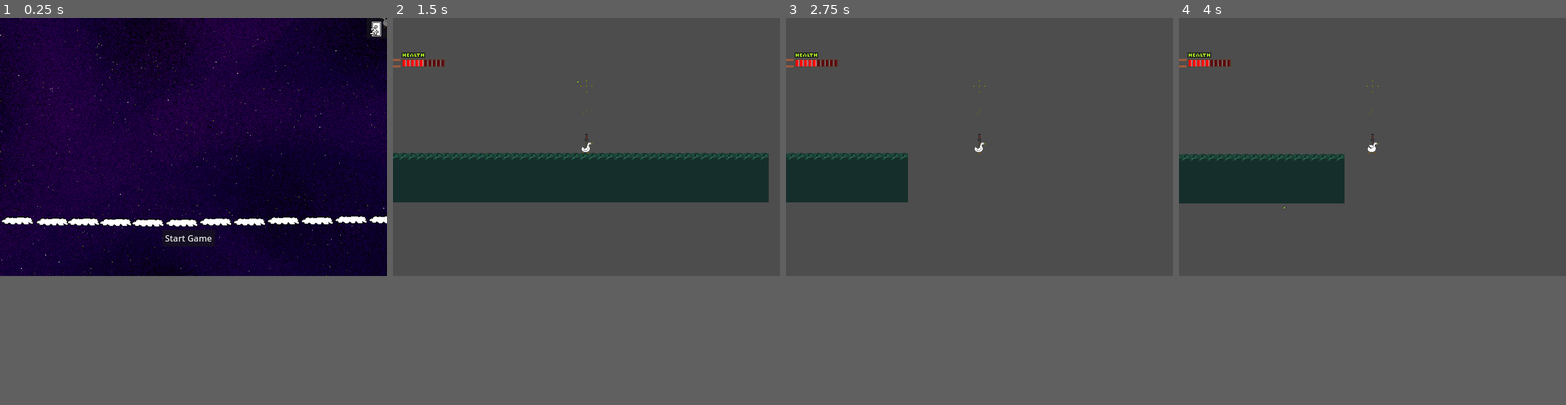
Above: before the commit, frames 1-4 (left to right).
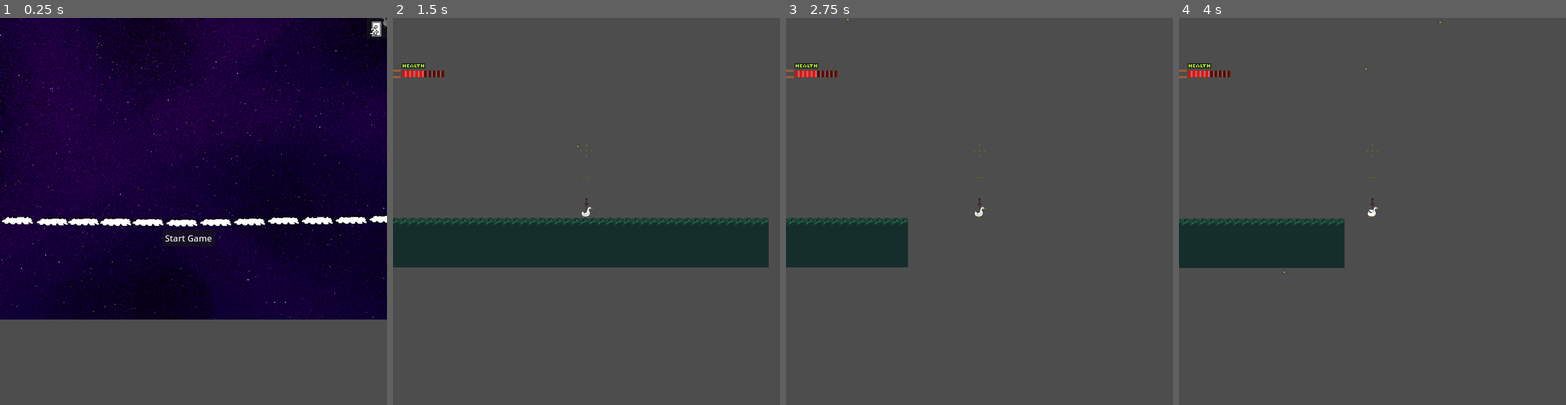
Above: after the commit, the same moments.

Repository: LumpyCrow/ultimate-boss-fight-against-god-himself
Game: Godot game, scene res://start_screen.tscn
Same seed, same stepped clock (60 frames per second), same inputs: the game is played once before the commit and once after it.
Inputs:
- Up to frame 1 (0.25 s): no input
- Up to frame 2 (1.5 s): click "Start Game" at 0.5 s; tap Enter (ui_accept) at 1.25 s; hold D (Right) from 1.28 s (still down); tap Up (Fire) at 1.35 s
- Up to frame 3 (2.75 s): keep holding D (Right); tap Enter (ui_accept) at 1.52, 2.27 s; tap Up (Fire) at 2.1 s
- Up to frame 4 (4 s): release D (Right) at 2.78 s; hold A (Left) 2.78-3.53 s; tap Up (Fire) at 2.85, 3.6 s; hold D (Right) from 3.53 s (still down); tap Enter (ui_accept) at 3.77 s
The window is 720x480 before the commit and 720x720 after it. Grey fills any space a smaller window leaves; there, only what the larger window draws over its background counts as a difference.

The runs differ from the first frame. In frame 1, 11% of the frame differs, in the area x 0-100%, y 51-78%; in frame 2, 25%, in the area x 0-98%, y 8-65%; in frame 3, 8.6%; in frame 4, 12%.

Commit message:
added trees

Diff:
--- a/level_2_boss_arena.gd
+++ b/level_2_boss_arena.gd
@@ -1,5 +1,4 @@
 extends Node2D
-
 
 # Called when the node enters the scene tree for the first time.
 func _ready() -> void:
--- a/level_2_boss_arena.tscn
+++ b/level_2_boss_arena.tscn
@@ -6,8 +6,10 @@
 [ext_resource type="AudioStream" uid="uid://c1xac0wvleyy7" path="res://audio/music/Iwan Gabovitch - Dark Ambience Loop.ogg" id="4_dij4j"]
 [ext_resource type="AudioStream" uid="uid://bo1nlvblnxmi2" path="res://audio/music/A Conversation with Saul (Rough Demo.mp3" id="6_moy8p"]
 [ext_resource type="Texture2D" uid="uid://dco0b8aykmlrx" path="res://textures/bars.png" id="7_wrv0c"]
+[ext_resource type="Texture2D" uid="uid://bqkhaxftlk2cf" path="res://textures/tree.png" id="7_xpyu6"]
 [ext_resource type="Texture2D" uid="uid://iwoje7ukcyh5" path="res://textures/controlpad.png" id="8_ssqbg"]
 [ext_resource type="PackedScene" uid="uid://cyxbaveo4t0vj" path="res://cloud.tscn" id="8_ucqig"]
+[ext_resource type="Texture2D" uid="uid://8y1wubwrffbe" path="res://textures/bossbody.png" id="10_hs407"]
 
 [sub_resource type="RectangleShape2D" id="RectangleShape2D_ka8wa"]
 size = Vector2(6019.5, 20)
@@ -27,8 +29,156 @@
 [node name="level_2_boss_arena" type="Node2D"]
 script = ExtResource("1_lblhy")
 
+[node name="decoration" type="Node" parent="."]
+
+[node name="Tree13" type="Sprite2D" parent="decoration"]
+show_behind_parent = true
+position = Vector2(5450, -1157)
+texture = ExtResource("7_xpyu6")
+
+[node name="Tree14" type="Sprite2D" parent="decoration"]
+show_behind_parent = true
+position = Vector2(7492, -1164)
+texture = ExtResource("7_xpyu6")
+
+[node name="Tree15" type="Sprite2D" parent="decoration"]
+show_behind_parent = true
+position = Vector2(7196, -1115)
+scale = Vector2(0.5, 0.5)
+texture = ExtResource("7_xpyu6")
+
+[node name="Tree16" type="Sprite2D" parent="decoration"]
+show_behind_parent = true
+position = Vector2(7731, -1112)
+scale = Vector2(0.5, 0.5)
+texture = ExtResource("7_xpyu6")
+
+[node name="Tree" type="Sprite2D" parent="decoration"]
+show_behind_parent = true
+position = Vector2(4139, -1155)
+texture = ExtResource("7_xpyu6")
+
+[node name="Tree2" type="Sprite2D" parent="decoration"]
+show_behind_parent = true
+position = Vector2(4254, -1111)
+scale = Vector2(0.5, 0.5)
+texture = ExtResource("7_xpyu6")
+
+[node name="Tree3" type="Sprite2D" parent="decoration"]
+show_behind_parent = true
+position = Vector2(4529, -1153)
+rotation = -0.120428
+texture = ExtResource("7_xpyu6")
+
+[node name="Tree4" type="Sprite2D" parent="decoration"]
+show_behind_parent = true
+position = Vector2(4660, -1155)
+texture = ExtResource("7_xpyu6")
+
+[node name="Tree5" type="Sprite2D" parent="decoration"]
+show_behind_parent = true
+position = Vector2(6318, -1155.71)
+texture = ExtResource("7_xpyu6")
+
+[node name="Tree6" type="Sprite2D" parent="decoration"]
+show_behind_parent = true
+position = Vector2(6433, -1111.71)
+scale = Vector2(0.5, 0.5)
+texture = ExtResource("7_xpyu6")
+
+[node name="Tree7" type="Sprite2D" parent="decoration"]
+show_behind_parent = true
+position = Vector2(6708, -1153.71)
+rotation = -0.120428
+texture = ExtResource("7_xpyu6")
+
+[node name="Tree8" type="Sprite2D" parent="decoration"]
+show_behind_parent = true
+position = Vector2(6839, -1155.71)
+texture = ExtResource("7_xpyu6")
+
+[node name="Tree10" type="Sprite2D" parent="decoration"]
+show_behind_parent = true
+position = Vector2(5110, -1115)
+scale = Vector2(0.5, 0.5)
+texture = ExtResource("7_xpyu6")
+
+[node name="Tree12" type="Sprite2D" parent="decoration"]
+show_behind_parent = true
+position = Vector2(5364, -1117)
+scale = Vector2(0.5, 0.5)
+texture = ExtResource("7_xpyu6")
+
+[node name="Tree17" type="Sprite2D" parent="decoration"]
+show_behind_parent = true
+position = Vector2(4402, -1325)
+scale = Vector2(3, 3)
+texture = ExtResource("7_xpyu6")
+
+[node name="Tree19" type="Sprite2D" parent="decoration"]
+show_behind_parent = true
+position = Vector2(7360, -1323)
+scale = Vector2(3, 3)
+texture = ExtResource("7_xpyu6")
+
+[node name="Tree20" type="Sprite2D" parent="decoration"]
+show_behind_parent = true
+position = Vector2(6582, -1239)
+scale = Vector2(2, 2)
+texture = ExtResource("7_xpyu6")
+
+[node name="Tree22" type="Sprite2D" parent="decoration"]
+show_behind_parent = true
+position = Vector2(5033, -1239)
+scale = Vector2(2, 2)
+texture = ExtResource("7_xpyu6")
+
+[node name="Bars" type="Sprite2D" parent="decoration"]
+position = Vector2(-733, 287)
+texture = ExtResource("7_wrv0c")
+
+[node name="Bars2" type="Sprite2D" parent="decoration"]
+position = Vector2(3831, -1228)
+texture = ExtResource("7_wrv0c")
+
+[node name="Controlpad" type="Sprite2D" parent="decoration"]
+position = Vector2(-143, 514)
+scale = Vector2(1.85833, 1)
+texture = ExtResource("8_ssqbg")
+
+[node name="Controlpad2" type="Sprite2D" parent="decoration"]
+position = Vector2(-595, 126)
+scale = Vector2(1.85833, 1)
+texture = ExtResource("8_ssqbg")
+
+[node name="Controlpad3" type="Sprite2D" parent="decoration"]
+position = Vector2(3663, -950)
+scale = Vector2(0.738889, 1)
+texture = ExtResource("8_ssqbg")
+
+[node name="Controlpad4" type="Sprite2D" parent="decoration"]
+position = Vector2(6051, -950)
+scale = Vector2(5.89444, 1)
+texture = ExtResource("8_ssqbg")
+
+[node name="Controlpad5" type="Sprite2D" parent="decoration"]
+position = Vector2(5822, -5133)
+scale = Vector2(6.65556, 1)
+texture = ExtResource("8_ssqbg")
+
+[node name="Controlpad6" type="Sprite2D" parent="decoration"]
+position = Vector2(8032, -2971)
+scale = Vector2(0.406249, 17.5167)
+texture = ExtResource("8_ssqbg")
+
+[node name="Controlpad7" type="Sprite2D" parent="decoration"]
+position = Vector2(3666.13, -3144)
+scale = Vector2(0.73368, 16.175)
+texture = ExtResource("8_ssqbg")
+
 [node name="player" parent="." instance=ExtResource("1_qjm0x")]
-position = Vector2(-670, 378)
+top_level = true
+position = Vector2(4367, -1095)
 
 [node name="Staircase" type="Sprite2D" parent="."]
 position = Vector2(971, 144)
@@ -101,49 +251,6 @@
 autoplay = true
 panning_strength = 0.0
 
-[node name="Bars" type="Sprite2D" parent="."]
-position = Vector2(-733, 287)
-texture = ExtResource("7_wrv0c")
-
-[node name="Bars2" type="Sprite2D" parent="."]
-position = Vector2(3831, -1228)
-texture = ExtResource("7_wrv0c")
-
-[node name="Controlpad" type="Sprite2D" parent="."]
-position = Vector2(-143, 514)
-scale = Vector2(1.85833, 1)
-texture = ExtResource("8_ssqbg")
-
-[node name="Controlpad2" type="Sprite2D" parent="."]
-position = Vector2(-595, 126)
-scale = Vector2(1.85833, 1)
-texture = ExtResource("8_ssqbg")
-
-[node name="Controlpad3" type="Sprite2D" parent="."]
-position = Vector2(3663, -950)
-scale = Vector2(0.738889, 1)
-texture = ExtResource("8_ssqbg")
-
-[node name="Controlpad4" type="Sprite2D" parent="."]
-position = Vector2(6051, -950)
-scale = Vector2(5.89444, 1)
-texture = ExtResource("8_ssqbg")
-
-[node name="Controlpad5" type="Sprite2D" parent="."]
-position = Vector2(5822, -5133)
-scale = Vector2(6.65556, 1)
-texture = ExtResource("8_ssqbg")
-
-[node name="Controlpad6" type="Sprite2D" parent="."]
-position = Vector2(8032, -2971)
-scale = Vector2(0.406249, 17.5167)
-texture = ExtResource("8_ssqbg")
-
-[node name="Controlpad7" type="Sprite2D" parent="."]
-position = Vector2(3666.13, -3144)
-scale = Vector2(0.73368, 16.175)
-texture = ExtResource("8_ssqbg")
-
 [node name="cloud" parent="." instance=ExtResource("8_ucqig")]
 position = Vector2(4611, -1920)
 scale = Vector2(5, 5)
@@ -183,3 +290,8 @@
 [node name="cloud10" parent="." instance=ExtResource("8_ucqig")]
 position = Vector2(4332, -4343)
 scale = Vector2(5, 5)
+
+[node name="Bossbody" type="Sprite2D" parent="."]
+position = Vector2(5949, -1231)
+scale = Vector2(1.5, 1.5)
+texture = ExtResource("10_hs407")
--- a/player.gd
+++ b/player.gd
@@ -22,13 +22,6 @@
 
 func _physics_process(delta: float) -> void:
 
-		#for the pivot so that it's movement is smooth
-
-	# Add the gravity.
-
-	# if the down button is pressed, the player will fall faster
-	#if not is_on_floor() and velocity.y < 400 and Input.is_action_pressed("Down"):
-		#velocity += get_gravity() * delta
 	if not is_on_floor() and velocity.y < 150:
 		velocity += get_gravity() * delta
 	else:
--- a/player.tscn
+++ b/player.tscn
@@ -86,7 +86,7 @@
 "times": PackedFloat32Array(0),
 "transitions": PackedFloat32Array(1),
 "update": 0,
-"values": [Vector2(-240, -150)]
+"values": [Vector2(-240, -250)]
 }
 
 [sub_resource type="Animation" id="Animation_q4f7y"]
@@ -102,7 +102,7 @@
 "times": PackedFloat32Array(0, 0.0666667, 0.133333, 0.2, 0.266667, 0.333333),
 "transitions": PackedFloat32Array(1, 1, 1, 1, 1, 1),
 "update": 0,
-"values": [Vector2(-240, -150), Vector2(-240, -170), Vector2(-240, -130), Vector2(-240, -160), Vector2(-240, -140), Vector2(-240, -150)]
+"values": [Vector2(-240, -250), Vector2(-240, -270), Vector2(-240, -230), Vector2(-240, -260), Vector2(-240, -240), Vector2(-240, -250)]
 }
 
 [sub_resource type="AnimationLibrary" id="AnimationLibrary_8c0ib"]
@@ -119,12 +119,13 @@
 [node name="HUD" type="Node2D" parent="."]
 
 [node name="Health" type="Sprite2D" parent="HUD"]
-position = Vector2(-240, -150)
+position = Vector2(-240, -250)
 scale = Vector2(2, 2)
 texture = ExtResource("13_1472h")
 
 [node name="CollisionShape2D" type="CollisionShape2D" parent="."]
 position = Vector2(0, 1)
+scale = Vector2(1.05, 1.05)
 shape = SubResource("RectangleShape2D_v5r0w")
 
 [node name="cannonbase" type="Sprite2D" parent="."]
@@ -180,6 +181,7 @@
 
 [node name="walkingsound" type="AudioStreamPlayer2D" parent="."]
 stream = ExtResource("10_5ofp1")
+volume_db = -6.933
 pitch_scale = 1.31
 
 [node name="cannonsound" type="AudioStreamPlayer2D" parent="."]
--- a/project.godot
+++ b/project.godot
@@ -18,7 +18,7 @@
 [display]
 
 window/size/viewport_width=720
-window/size/viewport_height=480
+window/size/viewport_height=720
 window/stretch/mode="canvas_items"
 
 [input]
Not shown: 1 places in level_2_boss_arena.tscn that only renumber resources
Binary file added: textures/cave-dragons-lair-mallorca-cd3f9e-1024.jpg
Not shown, added: textures/cave-dragons-lair-mallorca-cd3f9e-1024.jpg.import
Binary file added: textures/tree.png
Not shown, added: textures/tree.png.import
